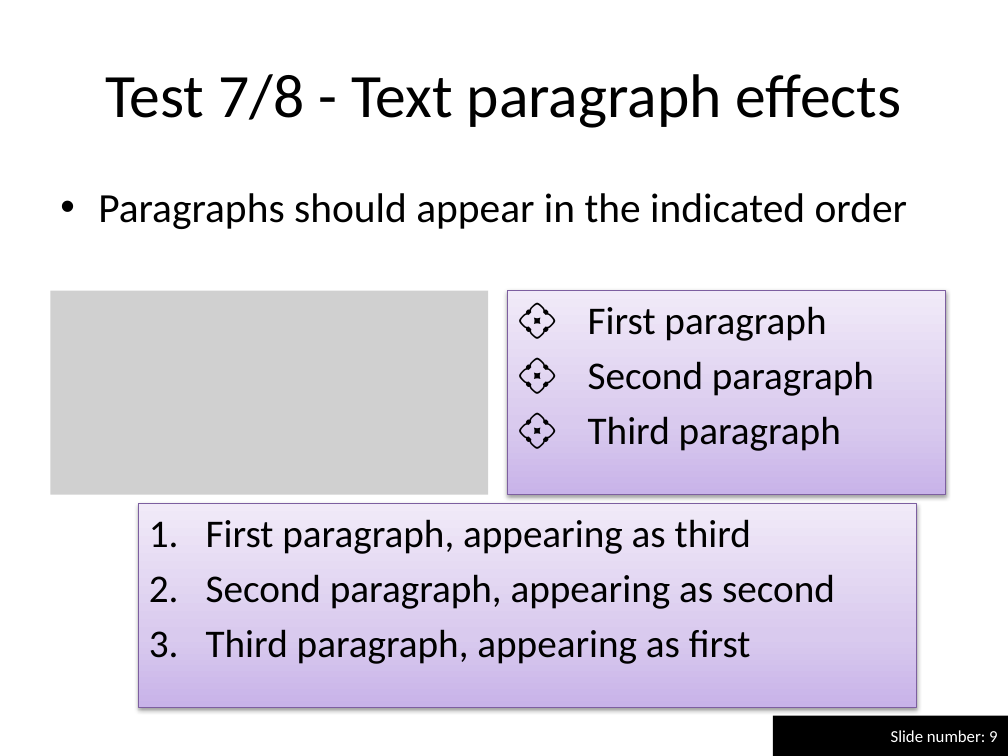
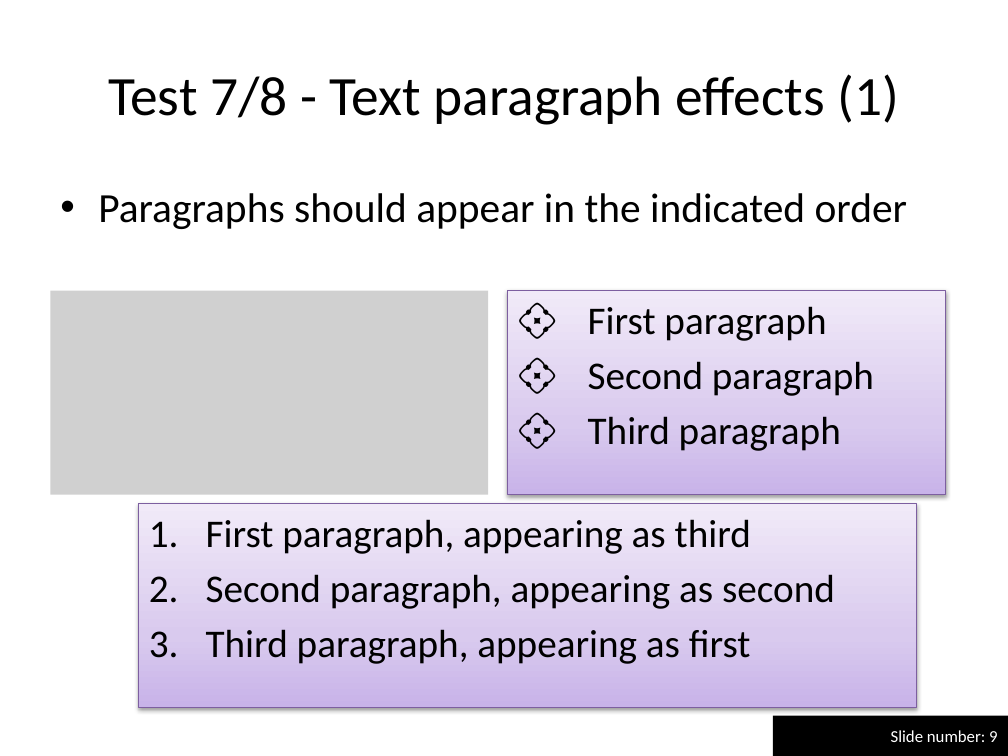
Before and after one commit to maxonthegit/PPspliT, a slide deck: slide 9 of src/PPT12+/PPspliT.pptm. Drawn at 1008x756 pixels with LibreOffice and Linux fonts; fonts in the diff are those of the drawing; grey boxes stand for pictures. Boxes give left, top, right and bottom in pixels: in the first picture for what was removed or moved away, otherwise in the second. Text is boxed around its words. In the diff, an @@ line names an element or a change of style, - is before the commit and + after.

```diff
--- a/src/PPT12+/PPspliT.pptm
+++ b/src/PPT12+/PPspliT.pptm
@@ title at (108,74,899,125): text changed; size 44 to 39.6 pt @@
-Test 7/8 - Text paragraph effects
+Test 7/8 - Text paragraph effects (1)
```
Also in this commit, not shown: 1 other slide changed, 1 slide added, 2 other files.
